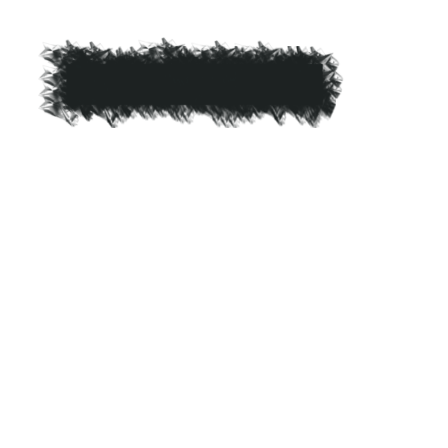
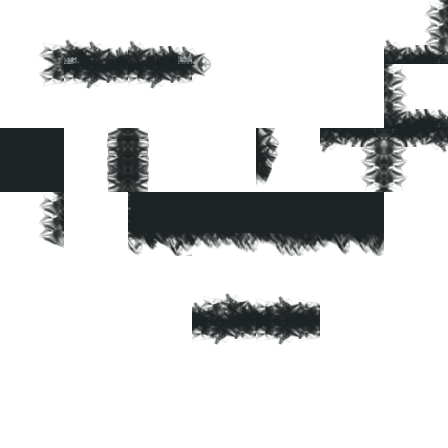
Revision of a layered 448 x 448 image; what changed, layer by layer:
added layer "Capa 5" above "Capa 1" over [0, 0, 448, 345]
hid "Capa 1", painted on it over [0, 0, 448, 345]
